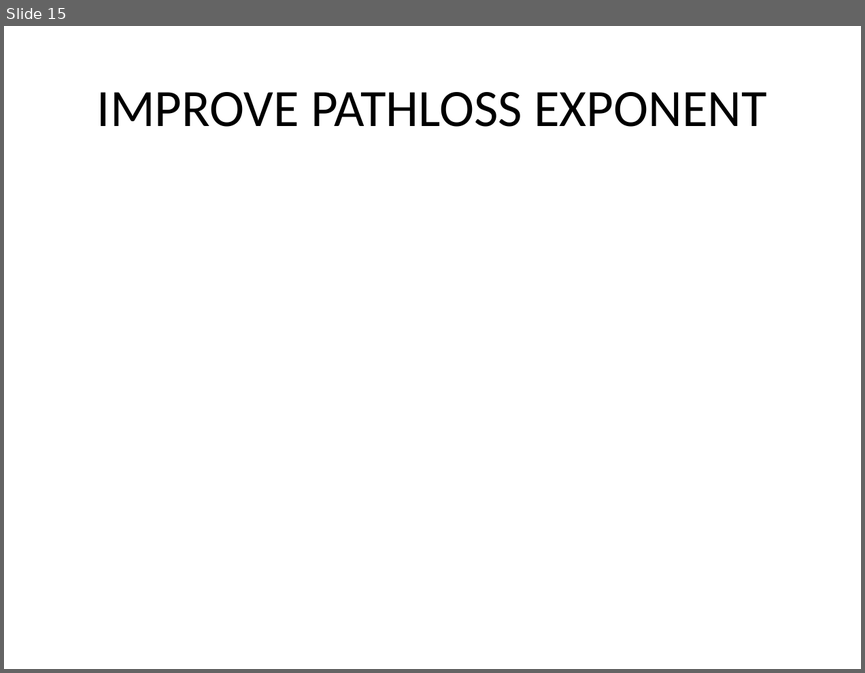
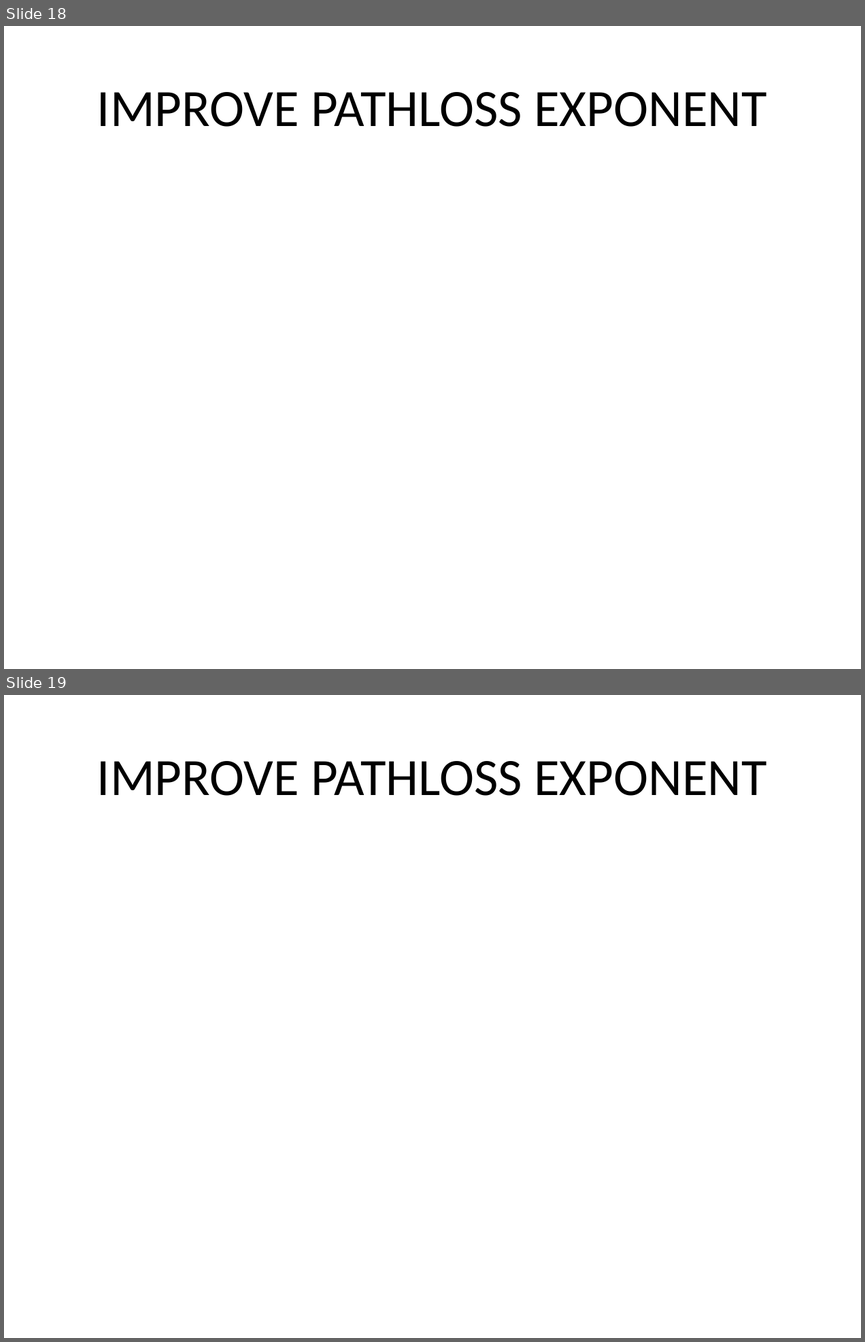
Before and after one commit to letruongthanh3698/BLE_matlab, a slide deck: report/Timeline.Report.pptx. Shown one above the other, each under a label of ours: slide 15 before the commit, slides 18 and 19 after it. The pictures are 865x673 and 865x1342 pixels, drawn with LibreOffice and Linux fonts; fonts in the diff are those of the drawing; grey boxes stand for pictures. Boxes give left, top, right and bottom in pixels: in the first picture for what was removed or moved away, otherwise in the second. Text is boxed around its words. In the diff, an @@ line names an element or a change of style, - is before the commit and + after.

```diff
--- a/report/Timeline.Report.pptx
+++ b/report/Timeline.Report.pptx
@@ slide 19 added at box(4, 695, 861, 1338), background #FFFFFF @@
@@ title added at box(97, 761, 767, 796), 44 pt, text #000000 @@
+IMPROVE PATHLOSS EXPONENT
@@ what was slide 15 is now slide 18 @@
```
Also in this commit, not shown: 2 slides changed, 6 other slides added, 21 other files.
